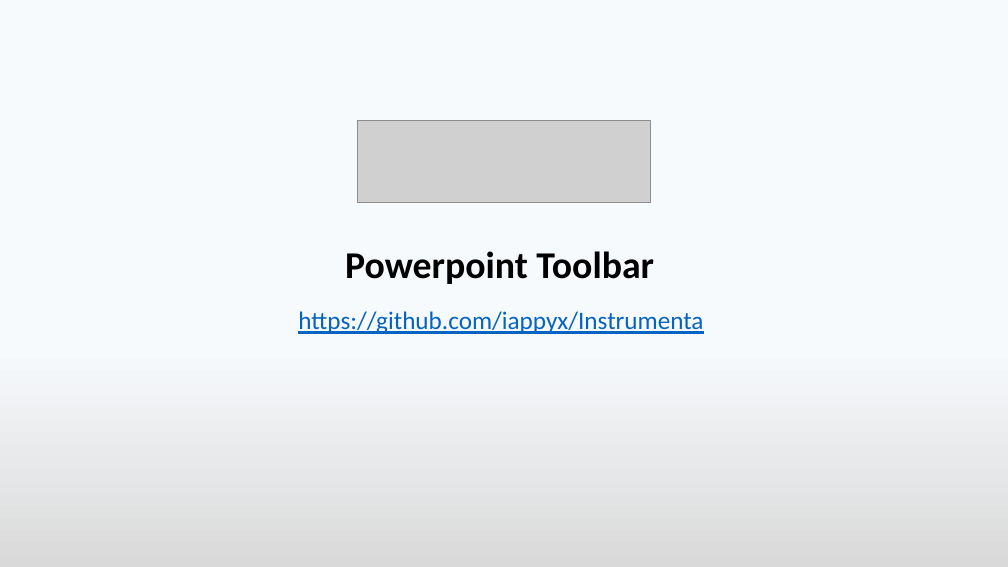
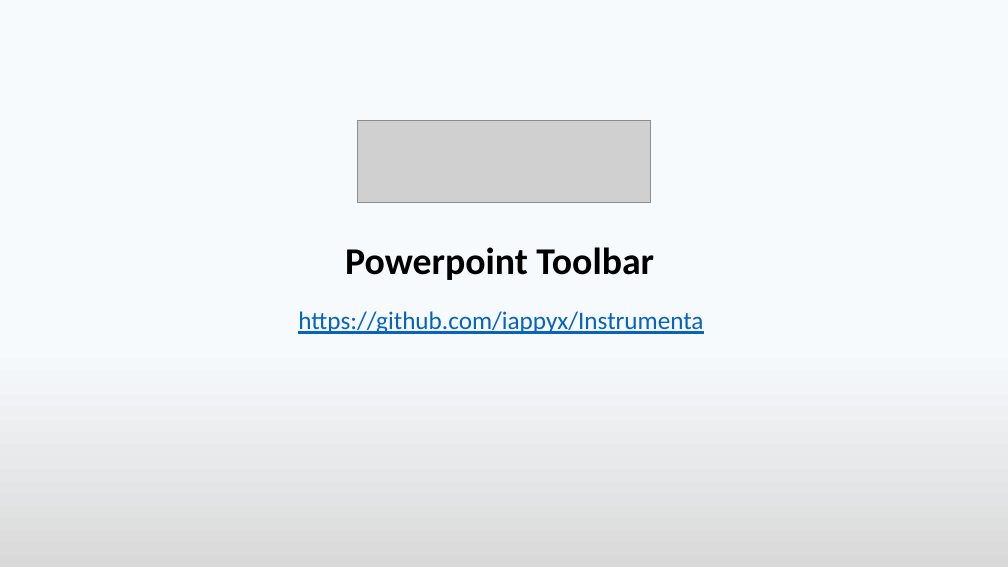
Before and after one commit to iappyx/Instrumenta, a slide deck: slide 1 of src/Instrumenta Powerpoint Toolbar.pptm. Drawn at 1008x567 pixels with LibreOffice and Linux fonts; fonts in the diff are those of the drawing; grey boxes stand for pictures. Boxes give left, top, right and bottom in pixels: in the first picture for what was removed or moved away, otherwise in the second. Text is boxed around its words. In the diff, an @@ line names an element or a change of style, - is before the commit and + after.

```diff
--- a/src/Instrumenta Powerpoint Toolbar.pptm
+++ b/src/Instrumenta Powerpoint Toolbar.pptm
@@ title "Powerpoint Toolbar" moved from (x1=345, y1=251, x2=654, y2=284) to (x1=345, y1=247, x2=654, y2=280) @@
```
Also in this commit, not shown: 9 other files.
